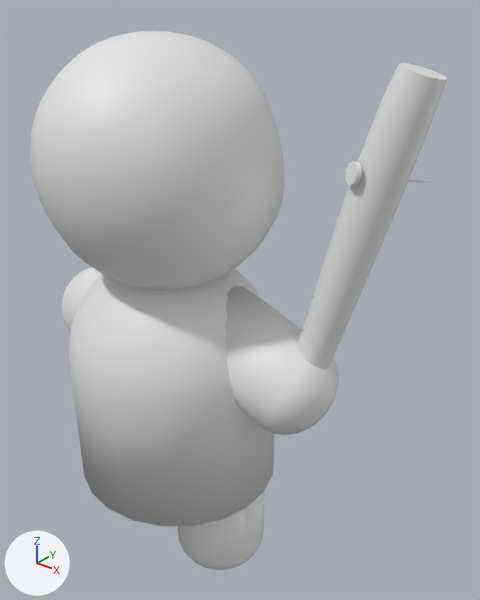
Two versions of the FBX model person.fbx, one commit apart.
Rendered twice from a 50 mm lens placed at (1.46, -1.45, 2.04), pointed at (0.2, 0.13, 1.06). The lights are fixed; the arrows at lower left show +X, +Y and +Z.

Names of what the first picture shows: 'bat', 'body'.
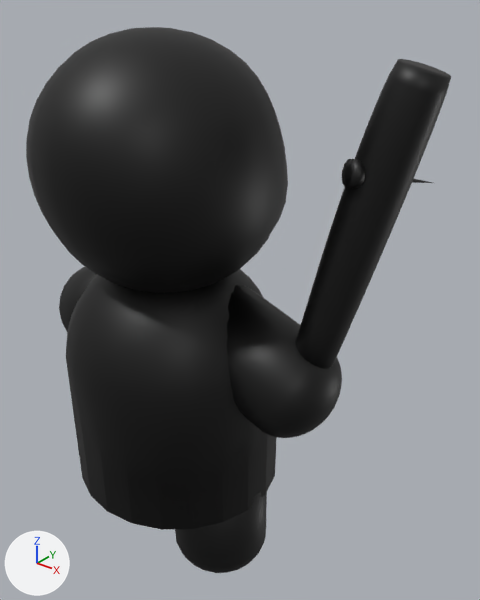
Changed parts and their boxes (x1, y1, x2, y2) in the pictures (480 x 600 px):
'body', reshaped
    before: (30, 31, 339, 570)
    after: (26, 27, 342, 573)
'bat', recoloured
    both: (296, 59, 451, 369)
part 1 of me_sphere_002, added (black)
    after: (26, 27, 288, 293)
part 2 of me_sphere_002, added (black)
    after: (175, 492, 267, 573)
part 3 of me_sphere_002, added (black)
    after: (66, 269, 277, 530)
part 4 of me_sphere_002, added (black)
    after: (227, 285, 342, 438)
part 5 of me_sphere_002, added (black)
    after: (59, 267, 97, 332)

The change, as a diff of the scene's bpy script:
```diff
--- a/person.fbx.py
+++ b/person.fbx.py
@@ mat_material_008 @@
 mat_material_008 = principled_material('Material.008')
-mat_material_008.base_color = (0.8, 0.8, 0.8)  # white #e7e7e7
+mat_material_008.base_color = (0.0, 0.0, 0.0)  # black #000000
@@ mat_material_009 @@
+mat_material_009 = principled_material('Material.009')
+mat_material_009.base_color = (0.0, 0.0, 0.0)  # black #000000
@@ me_sphere_002 @@
 # used by ob_body; location = (0.0, 0.0, 0.0)
-me_sphere_002.from_pydata(...)  # 1679 vertices, 1699 faces; spans x -0.6..0.6, y -0.41..0.37, z 0.0..1.9
+me_sphere_002.from_pydata(...)  # 3358 vertices, 3398 faces; spans x -0.61..0.61, y -0.42..0.38, z -0.01..1.91
+# me_sphere_002 part 1: a new loose piece of 464 vertices spanning x -0.37..0.37, y -0.42..0.38, z 1.11..1.91, in mat_material_009 (black #000000)
+# me_sphere_002 part 2: a new loose piece of 243 vertices spanning x 0.03..0.38, y -0.17..0.17, z -0.01..0.49, in mat_material_009 (black #000000)
+# me_sphere_002 part 3: a new loose piece of 243 vertices spanning x -0.38..0.38, y -0.36..0.36, z 0.37..1.23, in mat_material_009 (black #000000)
+# me_sphere_002 part 4: a new loose piece of 243 vertices spanning x 0.08..0.61, y -0.13..0.25, z 0.68..1.15, in mat_material_009 (black #000000)
+# me_sphere_002 part 5: a new loose piece of 243 vertices spanning x -0.61..-0.08, y -0.13..0.25, z 0.68..1.15, in mat_material_009 (black #000000)
 me_sphere_002.materials.append(mat_material_006)
+me_sphere_002.materials.append(mat_material_009)  # black #000000
```
